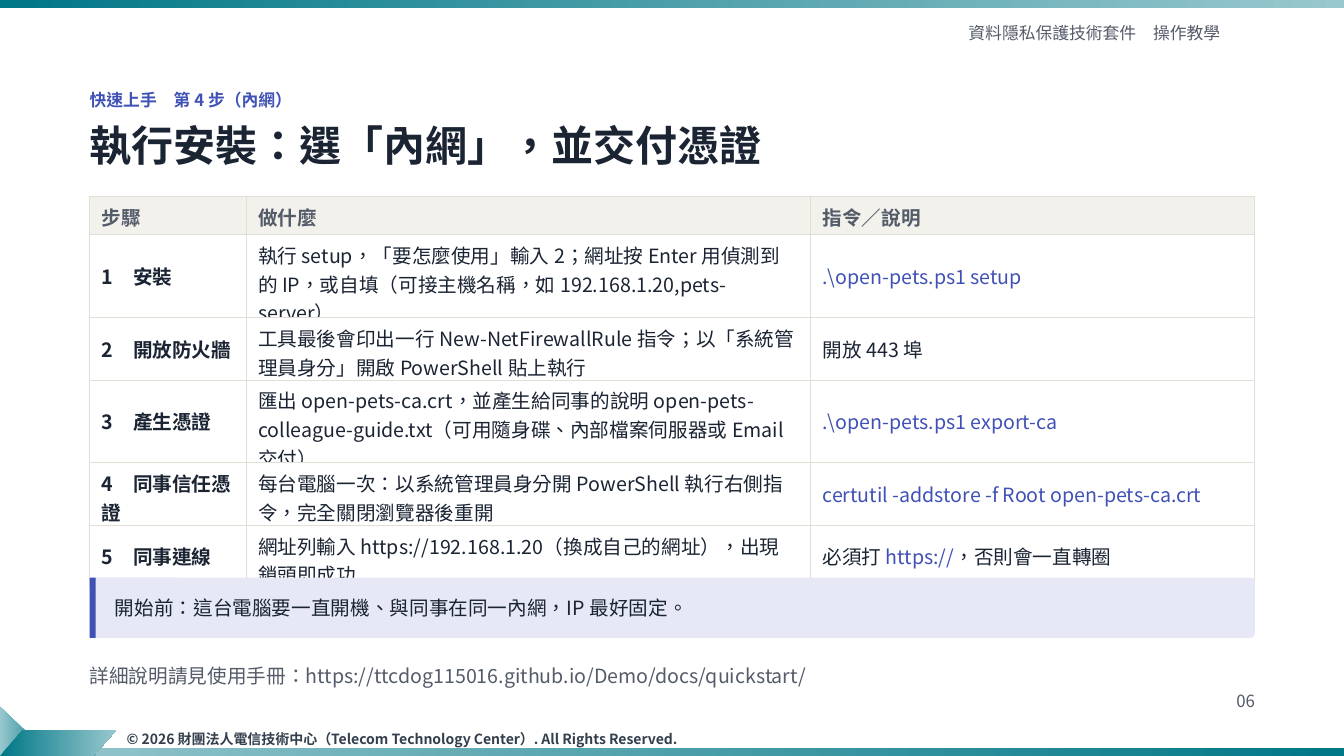
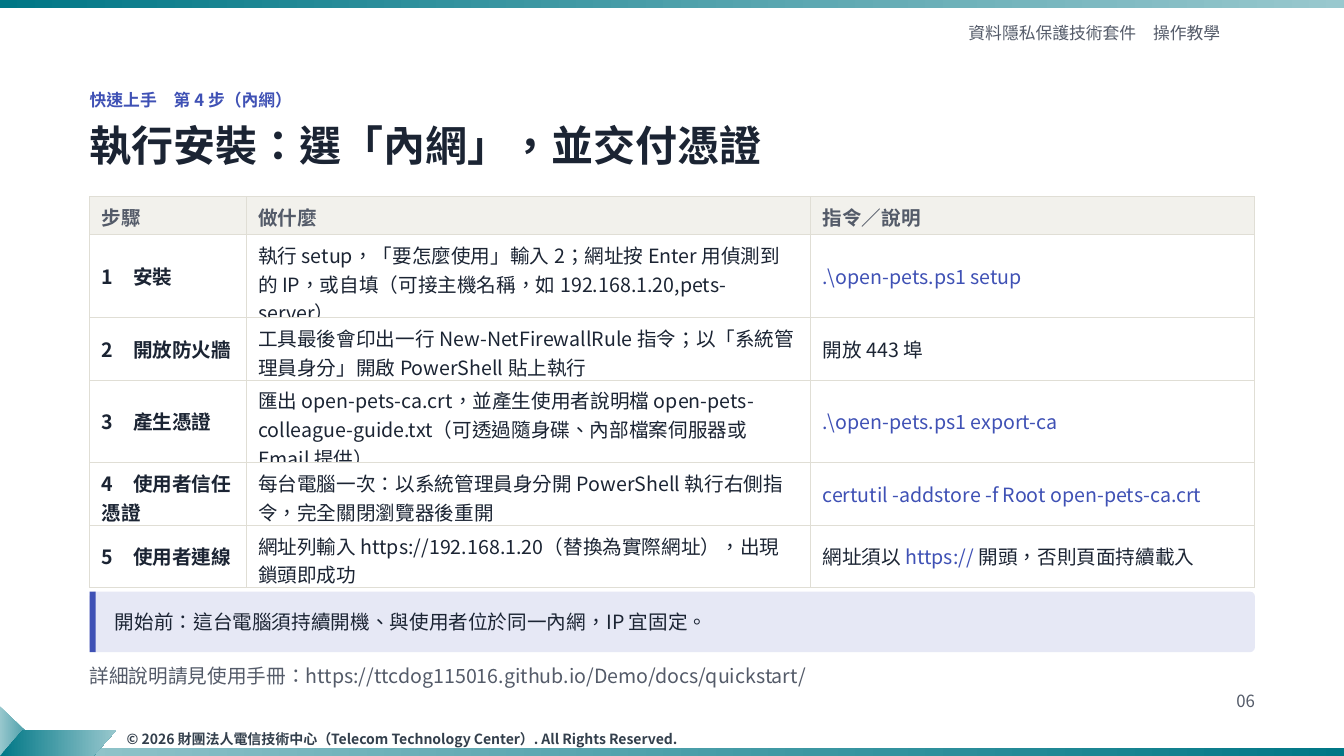
Before and after one commit to ttcdog115016/Demo, a slide deck: slide 6 of slides/資料隱私保護技術套件_操作教學_TTC樣板_v4.pptx. Drawn at 1344x756 pixels with LibreOffice and Linux fonts; fonts in the diff are those of the drawing; background and template pictures are left out. Boxes give left, top, right and bottom in pixels: in the first picture for what was removed or moved away, otherwise in the second. Text is boxed around its words. In the diff, an @@ line names an element or a change of style, - is before the commit and + after.

```diff
--- a/slides/資料隱私保護技術套件_操作教學_TTC樣板_v4.pptx
+++ b/slides/資料隱私保護技術套件_操作教學_TTC樣板_v4.pptx
@@ table at bbox=[90, 197, 1255, 592] @@
-row 4, column 2: 匯出 open-pets-ca.crt，並產生給同事的說明 open-pets-colleague-guide.txt（可用隨身碟、內部檔案伺服器或 Email 交付）
+row 4, column 2: 匯出 open-pets-ca.crt，並產生使用者說明檔 open-pets-colleague-guide.txt（可透過隨身碟、內部檔案伺服器或 Email 提供）
-row 5, column 1: 4 同事信任憑證
+row 5, column 1: 4 使用者信任憑證
-row 6: 5 同事連線 | 網址列輸入 https://192.168.1.20（換成自己的網址），出現鎖頭即成功 | 必須打 https://，否則會一直轉圈
+row 6: 5 使用者連線 | 網址列輸入 https://192.168.1.20（替換為實際網址），出現鎖頭即成功 | 網址須以 https:// 開頭，否則頁面持續載入
@@ rounded rectangle: place and size @@
-rounded rectangle at bbox=[90, 578, 1255, 638]
+rounded rectangle at bbox=[90, 592, 1255, 652]
@@ rectangle: place and size @@
-rectangle at bbox=[90, 578, 96, 638]
+rectangle at bbox=[90, 592, 96, 652]
@@ text at bbox=[115, 612, 707, 631]: text changed @@
-開始前：這台電腦要一直開機、與同事在同一內網，IP 最好固定。
+開始前：這台電腦須持續開機、與使用者位於同一內網，IP 宜固定。
```
Also in this commit, not shown: 12 other slides changed, 7 other files.
